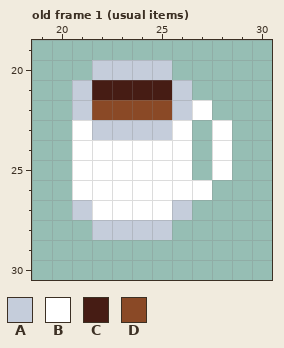
File history of a pixel-art file, DetentionProject/Aseprite/Items/Items.aseprite. The picture above was drawn from the file before the commit.
48x48 pixels, 10 frames. Shown: old frame 1 (usual items): x 19..30, y 19..30. The commit also changed other frames, which this record leaves out.
Palette (. is transparent): A #c5cddb  B #ffffff  C #461c14  D #8a4926
Pixels before, old frame 1 (usual items), first column x 21:
20 .AAAA...
21 ACCCCA..
22 ADDDDAB.
23 BAAAAB.B
24 BBBBBB.B
25 BBBBBB.B
26 BBBBBBB.
27 ABBBBA..
28 .AAAA...
The result:
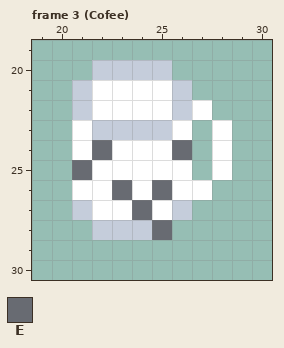
Colours new in this view: E #686b72
A new or re-ordered frame is compared with the old frame closest to it.
Author's note on the commit: Café new versions
The exact change:
frames 10 -> 12
Frame 3 (Cofee) is new; against old frame 1 (usual items):
y 21: x 22..25 CCCC -> BBBB
y 22: x 22..25 DDDD -> BBBB
y 24: x 22 B -> E; x 26 B -> E
y 25: x 21 B -> E
y 26: x 23 B -> E; x 25 B -> E
y 27: x 24 B -> E
y 28: x 25 A -> E
Changed places in both pictures, as pixel boxes (x1, y1, x2, y2):
changed: (72, 80, 192, 240)
